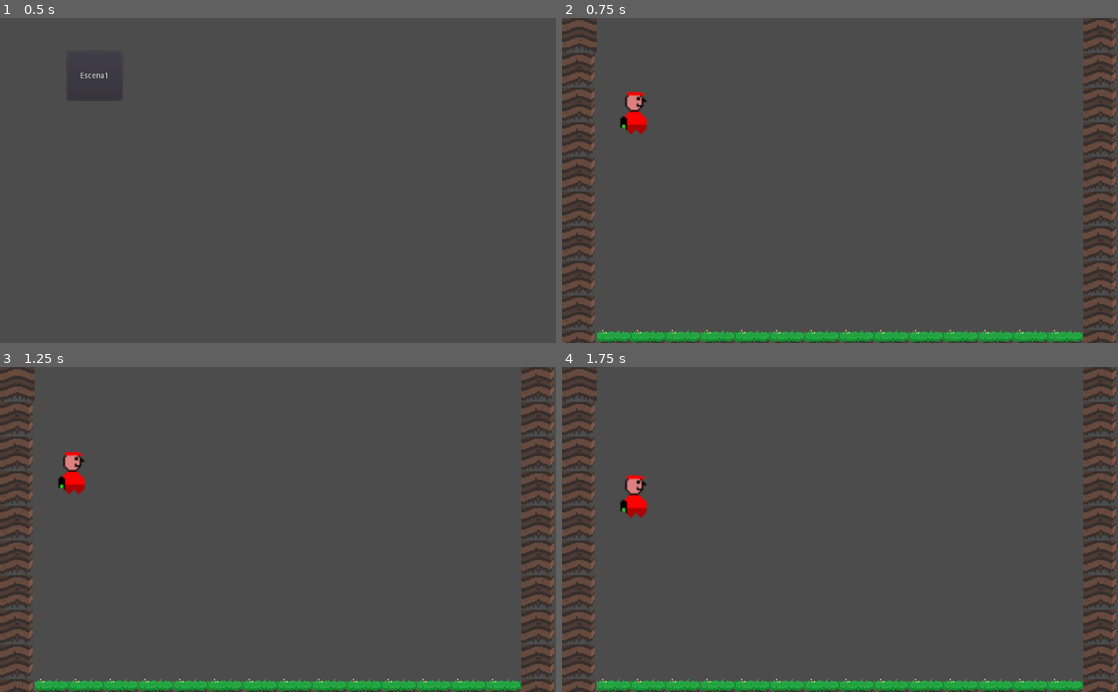
Above: before the commit, frames 1-4 (two rows, left to right).
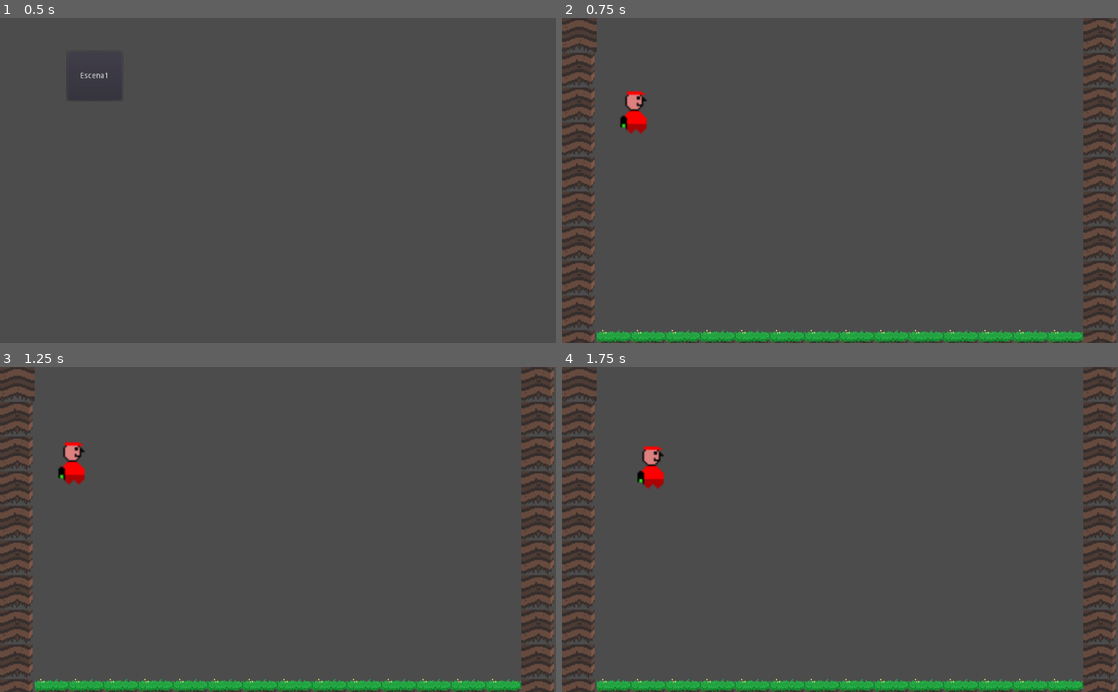
Above: after the commit, the same moments.

Repository: RelyMantilla/TempQuest
Game: Godot game, scene res://Menu.tscn
Same seed, same stepped clock (60 frames per second), same inputs: the game is played once before the commit and once after it.
Inputs:
- Up to frame 1 (0.5 s): no input
- Up to frame 2 (0.75 s): click "Escena1" at 0.5 s
- Up to frame 3 (1.25 s): no input
- Up to frame 4 (1.75 s): hold Right (ui_right) from 1.28 s (still down); hold D (player1_der, bound only after the commit) from 1.28 s (still down)

Frame 1 is identical in both runs. In frame 2, 0.1% of the frame differs, in the area x 10-16%, y 22-36%; in frame 3, 0.6%; in frame 4, 0.9%, in the area x 10-19%, y 24-47%.

Commit message:
cambios

Diff:
--- a/Escenario1.tscn
+++ b/Escenario1.tscn
@@ -3,7 +3,7 @@
 [ext_resource path="res://Imagenes/tileset.tres" type="TileSet" id=1]
 [ext_resource path="res://Player1.tscn" type="PackedScene" id=2]
 
-[node name="Node" type="Node" index="0"]
+[node name="Node" type="Node"]
 
 [node name="TileMap" type="TileMap" parent="." index="0"]
 
--- a/Player1.tscn
+++ b/Player1.tscn
@@ -9,37 +9,24 @@
 radius = 19.8125
 height = 41.875
 
-[node name="Node" type="Node"]
+[node name="Node" type="Node" index="0"]
 
-[node name="KinematicBody2D" type="RigidBody2D" parent="." index="0"]
+[node name="Player1" type="KinematicBody2D" parent="." index="0"]
 
 position = Vector2( 134.688, 165.375 )
 input_pickable = false
 collision_layer = 1
 collision_mask = 1
-mode = 0
-mass = 1.0
-friction = 1.0
-bounce = 0.0
-gravity_scale = 1.0
-custom_integrator = false
-continuous_cd = 0
-contacts_reported = 0
-contact_monitor = false
-sleeping = false
-can_sleep = true
-linear_velocity = Vector2( 0, 0 )
-linear_damp = -1.0
-angular_velocity = 0.0
-angular_damp = -1.0
+collision/safe_margin = 0.08
 script = ExtResource( 1 )
 _sections_unfolded = [ "Collision" ]
 
-[node name="CollisionShape2D" type="CollisionShape2D" parent="KinematicBody2D" index="0"]
+[node name="CollisionShape2D" type="CollisionShape2D" parent="Player1" index="0"]
 
+visible = false
 shape = SubResource( 1 )
 
-[node name="Sprite" type="Sprite" parent="KinematicBody2D" index="1"]
+[node name="Sprite" type="Sprite" parent="Player1" index="1"]
 
 scale = Vector2( 3, 3 )
 texture = ExtResource( 2 )
--- a/personaje.gd
+++ b/personaje.gd
@@ -1,9 +1,16 @@
-extends RigidBody2D
+extends KinematicBody2D
+
+var velocidad = Vector2()
+var gravedad = 999
+var movimiento = 0
+var velocidad_lateral=300
+var velocidad_salto = 666
 
 var acceleration = 1000
 var top_move_speed = 200
 var top_jump_speed = 400
 var life=5
+
 
 var directional_force = Vector2()
 
@@ -19,10 +26,46 @@
 
 func _ready():
 	# para activar detección de colisiones
-	set_contact_monitor( true )
-	set_max_contacts_reported( 5 )
-	connect("body_enter",self,"collision_now")
+	#set_contact_monitor( true )
+	#set_max_contacts_reported( 5 )
+	#connect("body_enter",self,"collision_now")
+	velocidad.x = 0
+	velocidad.y = 0
 	life=5
+
+#Lectura calculo de la gravedad y fuerza
+func _physics_process(delta):
+
+#	if player==global.PLAYER_1:
+	if (Input.is_action_pressed("player1_der")):
+		velocidad.x += velocidad_lateral
+	elif (Input.is_action_pressed("player1_izq")):
+		velocidad.x -= velocidad_lateral
+	elif (Input.is_action_pressed("player1_up")):
+		velocidad.y -= velocidad_salto
+	else:
+		velocidad.x = 0
+#	elif player==global.PLAYER_2:
+#		if (Input.is_action_pressed("ui_left")):
+#			directional_force += DIRECTION.LEFT
+#		if (Input.is_action_pressed("ui_right")):
+#			directional_force += DIRECTION.RIGHT
+#		if (Input.is_action_pressed("ui_jump")):
+#			directional_force += DIRECTION.UP
+	velocidad.y += gravedad * delta  # v = d * t
+	movimiento = velocidad * delta  # v = d * t
+	move_and_slide(movimiento)
+
+#	get_slide_collision(
+#	get_parent().get_node("Player1").collision_now(
+
+
+	#var normal = get_slide_collision()
+
+	#move_and_slide(movimiento,Vector2(0,0),0,4,0.78)
+#	if(is_colliding()):
+#		print("colisiono")
+#		pass
 
 # detección de colisiones
 func collision_now(who):
@@ -53,6 +96,7 @@
 		if global.VIDA1 == 0:
 #			get_tree().change_scene("res://resultados.tscn")
 			pass
+
 
 func _integrate_forces(state):
 	#fuerza final
--- a/project.godot
+++ b/project.godot
@@ -18,6 +18,15 @@
 
 global="*res://global.gd"
 
+[input]
+
+player1_izq=[ Object(InputEventKey,"resource_local_to_scene":false,"resource_name":"","device":0,"alt":false,"shift":false,"control":false,"meta":false,"command":false,"pressed":false,"scancode":65,"unicode":0,"echo":false,"script":null)
+ ]
+player1_der=[ Object(InputEventKey,"resource_local_to_scene":false,"resource_name":"","device":0,"alt":false,"shift":false,"control":false,"meta":false,"command":false,"pressed":false,"scancode":68,"unicode":0,"echo":false,"script":null)
+ ]
+player1_up=[ Object(InputEventKey,"resource_local_to_scene":false,"resource_name":"","device":0,"alt":false,"shift":false,"control":false,"meta":false,"command":false,"pressed":false,"scancode":87,"unicode":0,"echo":false,"script":null)
+ ]
+
 [rendering]
 
 environment/default_environment="res://default_env.tres"
